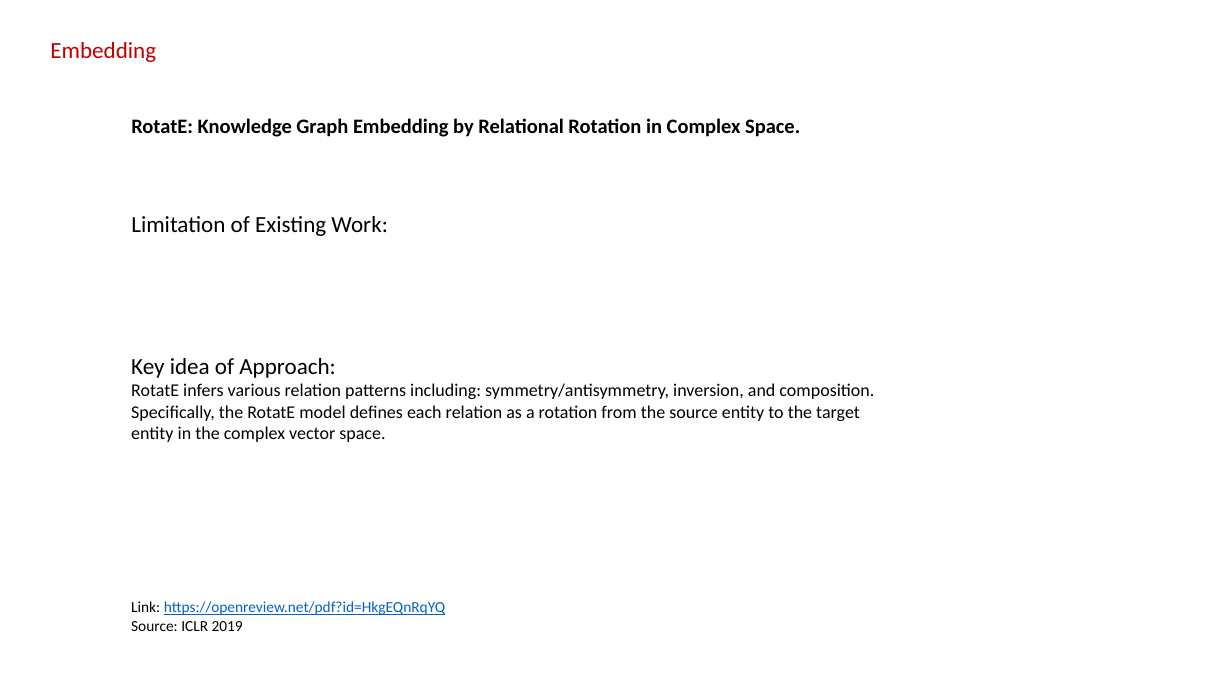
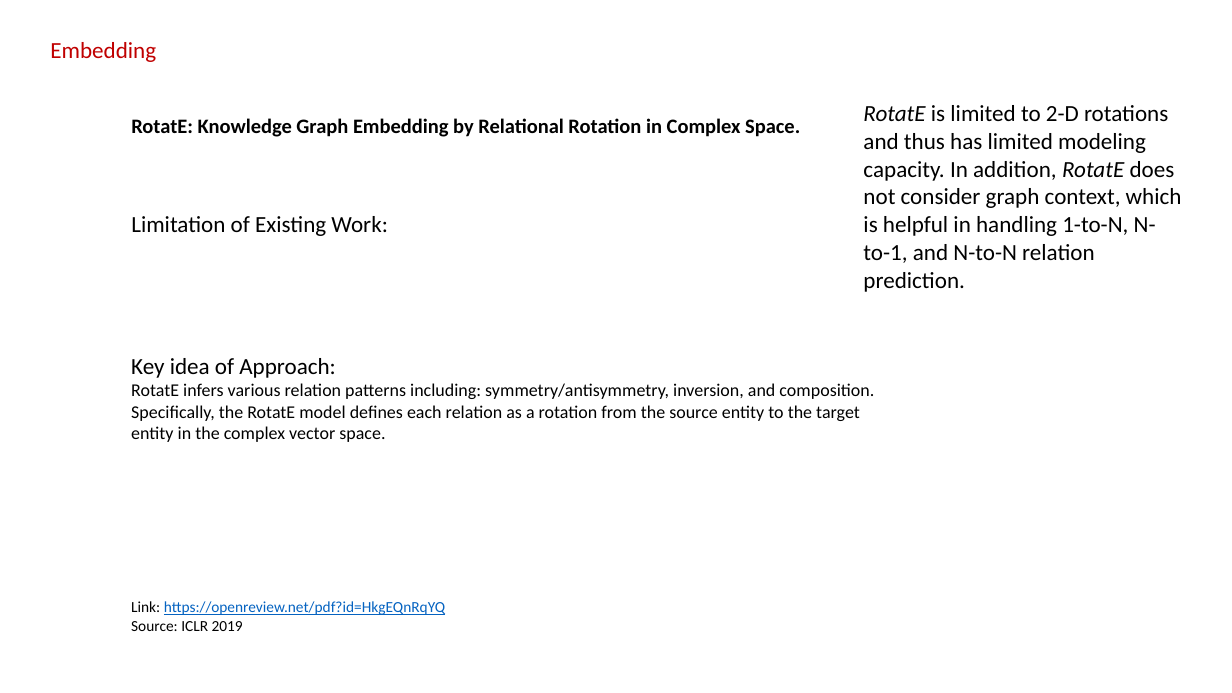
Before and after one commit to sylviawangfr/KGpaper, a slide deck: slide 21 of slides.pptx (slide 12 before the commit). Drawn at 1232x693 pixels with LibreOffice and Linux fonts; fonts in the diff are those of the drawing. Boxes give left, top, right and bottom in pixels: in the first picture for what was removed or moved away, otherwise in the second. Text is boxed around its words. In the diff, an @@ line names an element or a change of style, - is before the commit and + after.

```diff
--- a/slides.pptx
+++ b/slides.pptx
@@ text added at (863,105,1182,292), 18 pt, text #000000 @@
+RotatE is limited to 2-D rotations and thus has limited modeling capacity. In addition, RotatE does not consider graph context, which is helpful in handling 1-to-N, N-to-1, and N-to-N relation prediction.
```
Also in this commit, not shown: 4 other slides changed, 8 slides added, 1 other file.
